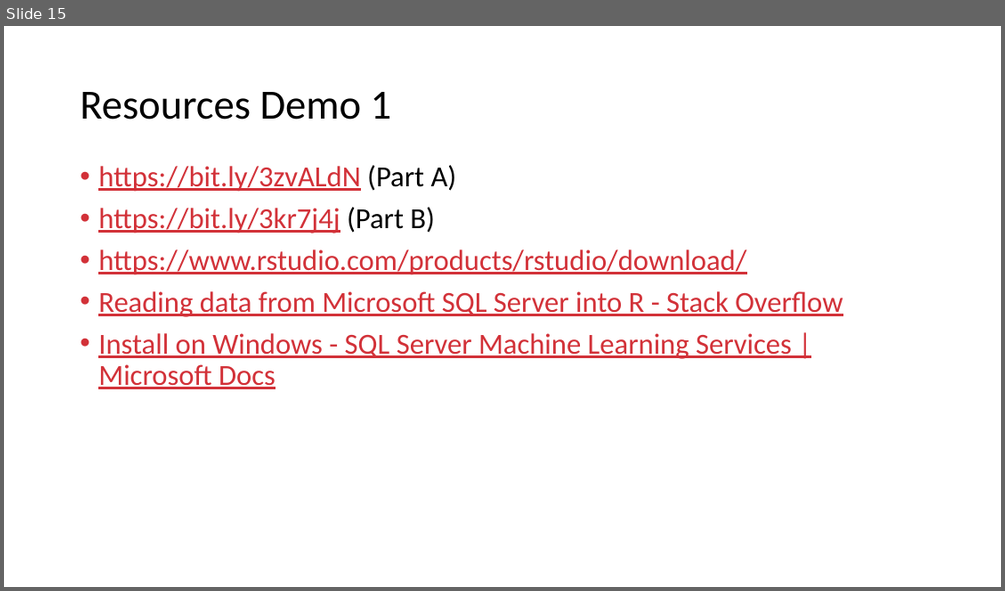
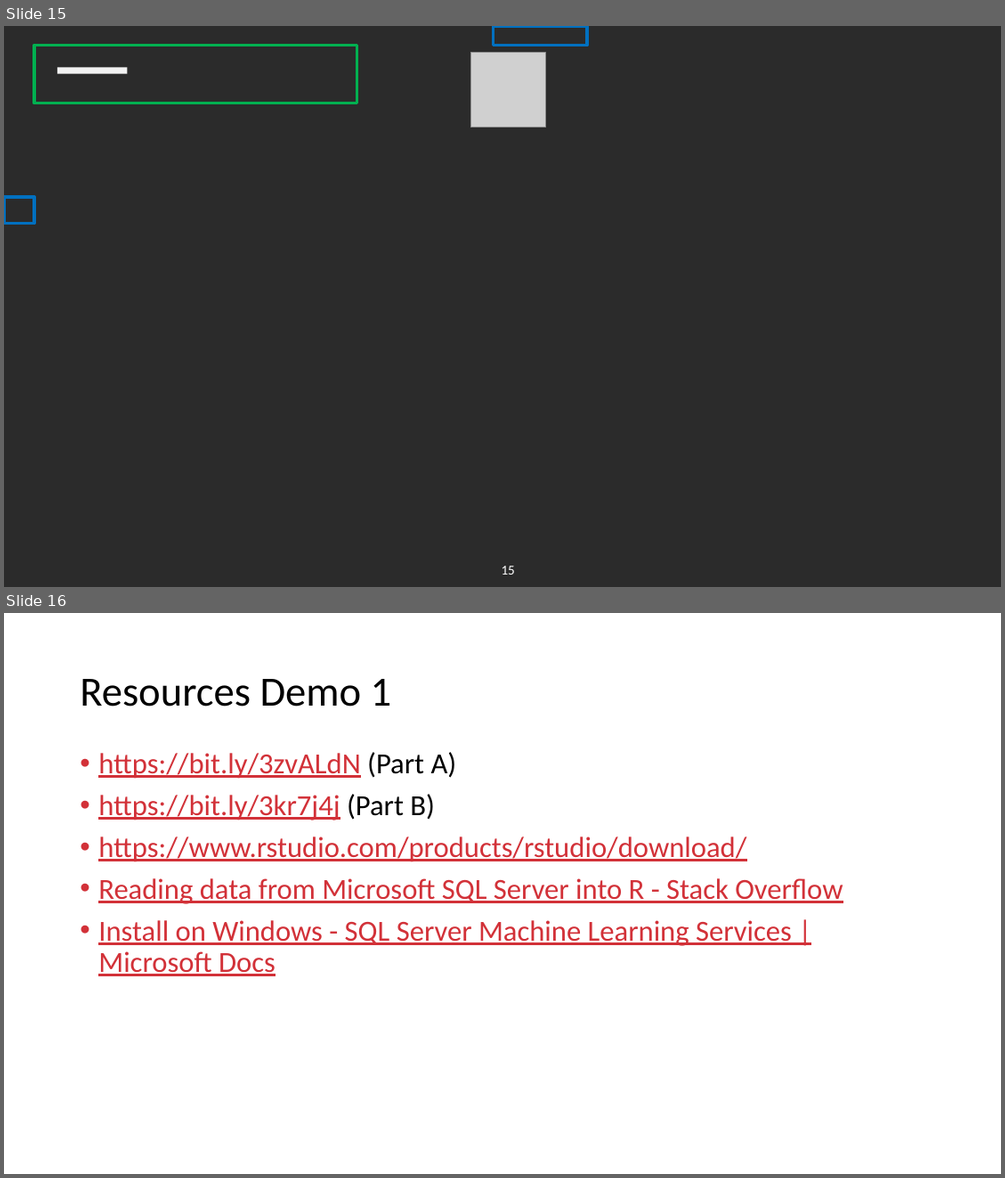
Before and after one commit to hfleitas/AzureSynapseForActuaries, a slide deck: Brent-Hiram-BackToBasicsAnalyticsForActuaries_format.pptx. Shown one above the other, each under a label of ours: slide 15 before the commit, slides 15 and 16 after it. The pictures are 1005x591 and 1005x1178 pixels, drawn with LibreOffice and Linux fonts; fonts in the diff are those of the drawing; grey boxes stand for pictures; background and template pictures are left out; a plain dark background stands for a picture behind light text. Boxes give left, top, right and bottom in pixels: in the first picture for what was removed or moved away, otherwise in the second. Text is boxed around its words. In the diff, an @@ line names an element or a change of style, - is before the commit and + after.

```diff
--- a/Brent-Hiram-BackToBasicsAnalyticsForActuaries_format.pptx
+++ b/Brent-Hiram-BackToBasicsAnalyticsForActuaries_format.pptx
@@ slide 15 added at [4, 26, 1001, 587], background picture (left out) @@
@@ rectangle added at [34, 46, 357, 103], outline #00B050 3 pt @@
@@ picture added at [470, 52, 545, 127] @@
@@ rectangle added at [493, 26, 587, 46], outline #0070C0 3 pt @@
@@ rectangle added at [57, 67, 128, 74], fill #F2F2F2 @@
@@ rectangle added at [4, 197, 34, 223], outline #0070C0 3 pt @@
@@ page number added at [502, 565, 515, 574], 13 pt, text #FFFFFF @@
+15
@@ what was slide 15 is now slide 16 @@
```
Also in this commit, not shown: 2 slides changed, 1 other file.
